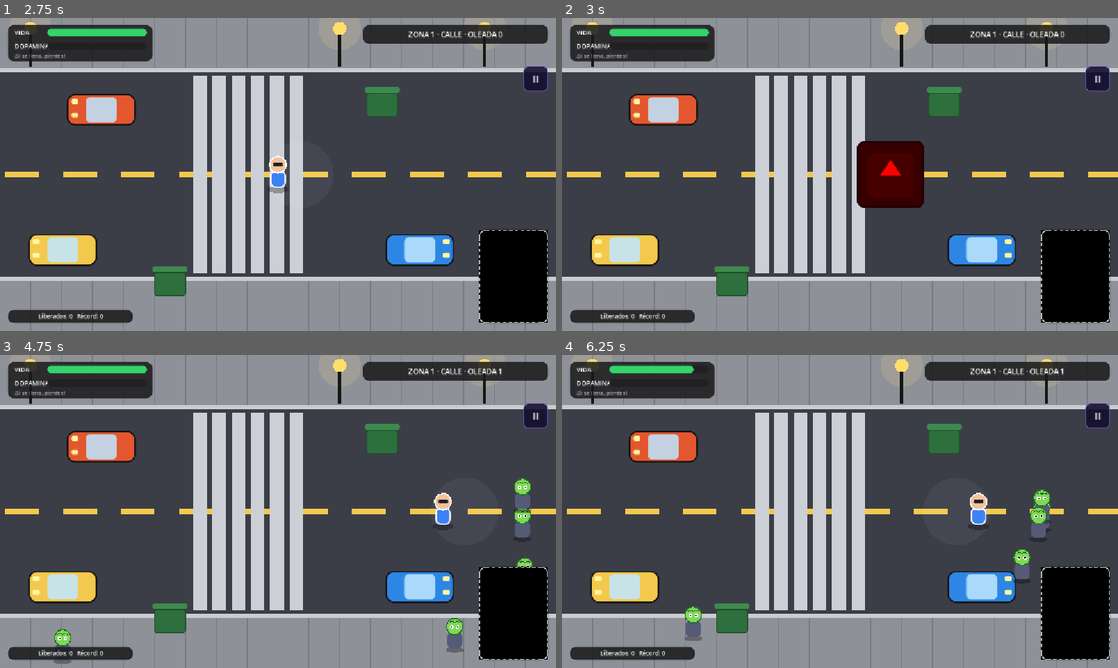
Above: before the commit, frames 1-4 (two rows, left to right).
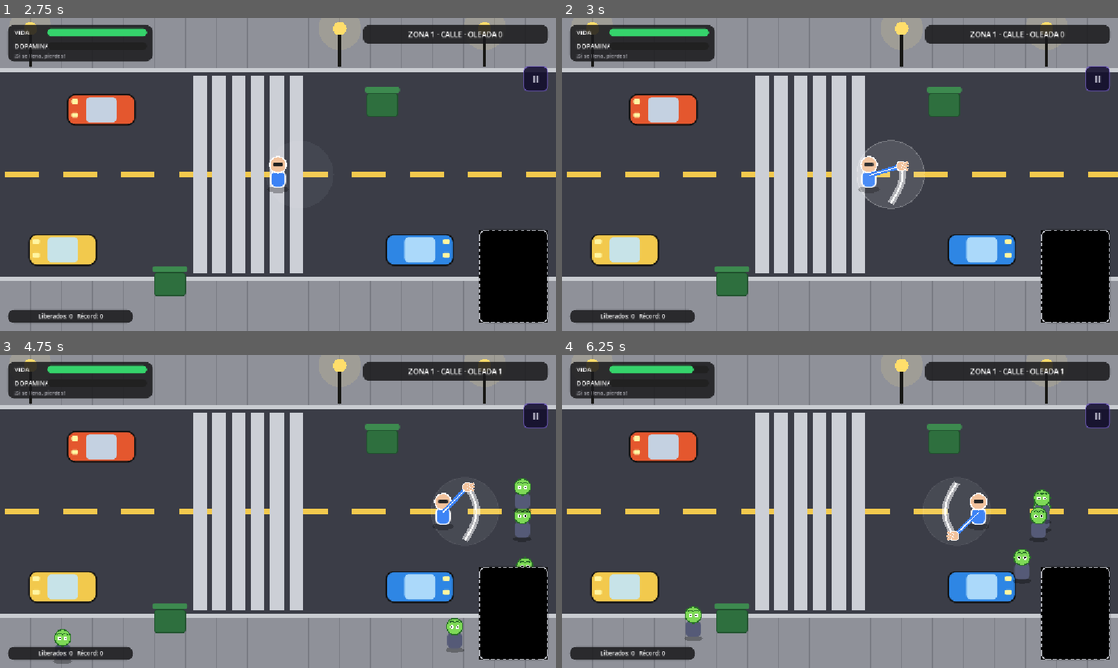
Above: after the commit, the same moments.

Repository: Moon-collab1/Brainrot-Breakout
Game: Godot game, scene res://menu/menu.tscn
Same seed, same stepped clock (60 frames per second), same inputs: the game is played once before the commit and once after it. The engine's default icon, where the game draws it, is replaced by a stand-in: a white triangle on a blue panel in a dark square. Video files are missing from this copy of the repository; at most half a second of black plays in their place. Sound files missing from this copy of the repository are replaced by a short silence.
Inputs (mouse positions are in pixels of both pictures, inside the frame that each line leads up to):
- Up to frame 1 (2.75 s): click "JUGAR" at 0.5 s; click "II" at 1.25 s; click "CONTINUAR" at 2 s
- Up to frame 2 (3 s): tap Enter at 2.75 s; move the mouse to (962, 158) at 2.77 s; hold Right (mover_derecha) from 2.78 s (still down); tap X (cachetada) at 2.85 s; click (962, 158) at 2.92 s
- Up to frame 3 (4.75 s): release Right (mover_derecha) at 3.5 s; drag from (166, 527) to (405, 511) at 3.52 s; tap Space (celular) at 4.25, 4.35 s; move the mouse to (333, 442) at 4.27 s; hold Right (mover_derecha) from 4.28 s (still down); tap X (cachetada) at 4.55 s
- Up to frame 4 (6.25 s): release Right (mover_derecha) at 5 s; drag from (812, 574) to (673, 464) at 5.02 s; move the mouse to (1006, 558) at 5.77 s; hold Left (mover_izquierda) from 5.78 s (still down); tap Shift at 5.85 s; tap X (cachetada) at 6.05 s

Frame 1 is identical in both runs. In frame 2, 2.6% of the frame differs, in the area x 53-66%, y 38-62%; in frame 3, 0.3%; in frame 4, 0.3%.

Commit message:
Cachetada animada con mano y estela
Se reemplaza el logo de Godot por una mano que golpea en 0,18 s con estela. El área de daño no cambia (radio 45/70).

Diff:
--- a/Brainrot-Breakout/comun/jugador/jugador.gd
+++ b/Brainrot-Breakout/comun/jugador/jugador.gd
@@ -15,6 +15,7 @@
 # Valores visuales/colisión (para revertir: ESCALA = 1.0, RADIO = 10.0)
 const ESCALA = 0.4
 const RADIO = 20.0
+const GOLPE_DURA = 0.18      # segundos que dura la animación de la cachetada (la mano cruzando)
 const EMPUJE_TIEMPO = 0.25   # lo que dura el empujón del Pulso del jefe
 
 var vel = 300.0            # velocidad base (px/s)
@@ -40,6 +41,7 @@
 # Efectos de los jefes de las zonas 4 a 6 (se apagan solos al llegar a 0)
 var invertido_t = 0.0      # «Control invertido» del Dr. Dopamina: segundos que faltan
 var cel_bloqueado_t = 0.0  # «Apagón del celular» del Núcleo-∞: segundos que faltan
+var golpe_t = 0.0          # tiempo que le queda a la animación de la cachetada (0 = no está pegando)
 
 # Prepara al jugador: lee el récord, recupera los libres con que llegó y crea la viñeta
 func _ready():
@@ -51,7 +53,7 @@
 	var forma = CircleShape2D.new()
 	forma.radius = RADIO
 	$CollisionShape2D.shape = forma
-	$Golpe/Dibujo.scale = Vector2.ONE * (radio_golpe * 2.0 / 128.0)   # el destello mide lo mismo que el golpe
+	$Golpe/Dibujo.visible = false   # ya no se usa el logo de Godot: la cachetada se dibuja en _draw()
 	add_child(preload("res://comun/jugador/vineta.gd").new())   # la viñeta del celular
 
 
@@ -86,6 +88,11 @@
 		dopa += 8 * delta
 	else:
 		dopa -= 2 * delta
+
+	# animación de la cachetada: mientras dure, se redibuja cada frame para mover la mano
+	if golpe_t > 0.0:
+		golpe_t = max(golpe_t - delta, 0.0)
+		queue_redraw()
 
 	enfria -= delta
 	if Input.is_action_just_pressed("cachetada") and enfria <= 0.0:
@@ -128,8 +135,8 @@
 # Cachetada: libera zombis, revienta burbujas/clones y le avisa a los jefes dónde pegó
 func dar_cachetada():
 	var centro = global_position + cara * desplaz   # el golpe se corre hacia donde mira
-	$Golpe.position = cara * desplaz
-	$Golpe/Dibujo.visible = true
+	golpe_t = GOLPE_DURA   # arranca la animación de la mano (se dibuja en _draw())
+	queue_redraw()
 	var pego = false   # true si la cachetada le dio a algo (para el sonido de «hice daño»)
 	for z in get_tree().get_nodes_in_group("zombis"):
 		if centro.distance_to(z.global_position) < radio_golpe:
@@ -148,8 +155,6 @@
 	# el jefe decide solo si el golpe lo alcanza (cuerpo o antena)
 	for j in get_tree().get_nodes_in_group("jefe"):
 		j.recibir_golpe(centro)
-	await get_tree().create_timer(0.15).timeout
-	$Golpe/Dibujo.visible = false
 
 # Modelo del jugador dibujado por código (sin textura): cabeza con lentes, cuerpo azul y sombra.
 # Para usar un PNG real, borra este _draw() y vuelve a mostrar el Sprite2D.
@@ -175,3 +180,45 @@
 	lentes.bg_color = Color(0.13, 0.13, 0.13)
 	lentes.set_corner_radius_all(3)
 	draw_style_box(lentes, Rect2(-10, -24, 20, 7))
+	dibujar_cachetada()
+
+# Animación de la cachetada: la mano cruza rápido de un lado al otro del círculo del golpe.
+# El círculo que se ilumina es EXACTAMENTE el área que hace daño (centro = cara * desplaz,
+# radio = radio_golpe), así lo que se ve es lo mismo que lo que pega.
+func dibujar_cachetada():
+	if golpe_t <= 0.0:
+		return
+	var avance = 1.0 - golpe_t / GOLPE_DURA        # va de 0 (empieza) a 1 (termina)
+	var centro = cara * desplaz                    # centro del área de daño
+	var lado = cara.orthogonal()                   # dirección «de costado» respecto a donde mira
+	var piel = Color(0.95, 0.76, 0.61)
+	# 1) el área de daño se enciende y se va apagando
+	draw_circle(centro, radio_golpe, Color(1, 1, 1, 0.22 * (1.0 - avance)))
+	draw_arc(centro, radio_golpe, 0.0, TAU, 40, Color(1, 1, 1, 0.7 * (1.0 - avance)), 2.0)
+	# 2) recorrido de la mano: cruza el círculo de un borde al otro, haciendo una curva hacia adelante
+	var puntos = PackedVector2Array()
+	var pasos = 10
+	for i in range(pasos + 1):
+		var f = avance * i / pasos                 # solo se dibuja hasta donde va la mano
+		puntos.append(punto_cachetada(f, centro, lado))
+	# 3) la estela: una raya blanca gruesa que sigue a la mano (se nota el movimiento rápido)
+	if puntos.size() >= 2:
+		draw_polyline(puntos, Color(1, 1, 1, 0.55), 14.0)
+		draw_polyline(puntos, Color(1, 1, 1, 0.9), 4.0)
+	# 4) el brazo y la mano abierta
+	var mano = punto_cachetada(avance, centro, lado)
+	draw_line(Vector2(0, 2), mano, Color(0.23, 0.51, 0.96), 9.0)   # manga azul, igual que el cuerpo
+	draw_line(Vector2(0, 2), mano, Color(1, 1, 1), 2.0)
+	draw_circle(mano, 11.0, Color(1, 1, 1))
+	draw_circle(mano, 9.0, piel)
+	# dedos: tres rayitas hacia adelante
+	for d in [-0.5, 0.0, 0.5]:
+		var punta = mano + (cara.rotated(d)) * 16.0
+		draw_line(mano, punta, Color(1, 1, 1), 6.0)
+		draw_line(mano, punta, piel, 4.0)
+
+# Posición de la mano cuando la cachetada lleva una fracción "f" (0 a 1) del recorrido
+func punto_cachetada(f, centro, lado):
+	var costado = lerp(-radio_golpe * 0.85, radio_golpe * 0.85, f)   # de un borde al otro
+	var adelante = sin(f * PI) * radio_golpe * 0.35                  # la curva: en el medio va más adelante
+	return centro + lado * costado + cara * adelante
